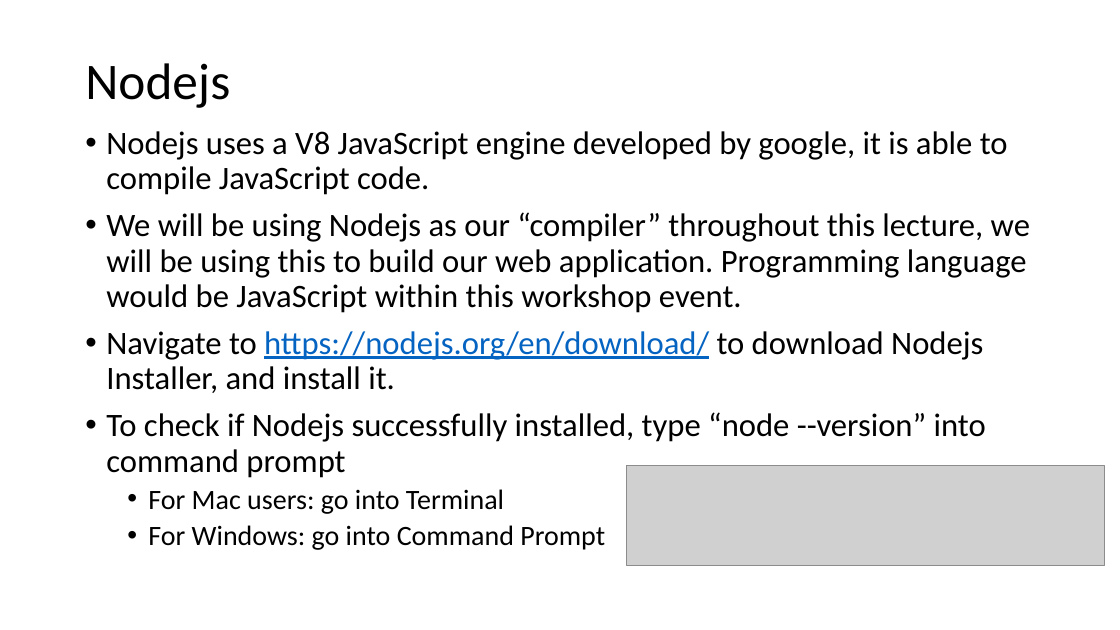
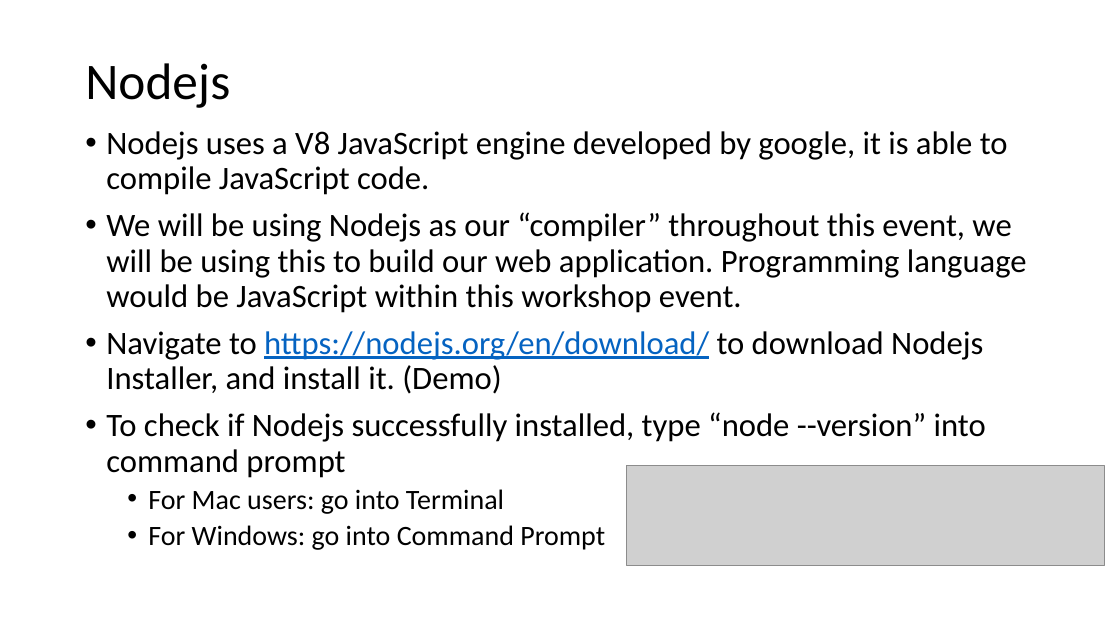
Before and after one commit to honching0316/SASE_WebApplication_Calculator, a slide deck: slide 4 of SASE_Technique_Workshop.pptx. Drawn at 1120x630 pixels with LibreOffice and Linux fonts; fonts in the diff are those of the drawing; grey boxes stand for pictures. Boxes give left, top, right and bottom in pixels: in the first picture for what was removed or moved away, otherwise in the second. Text is boxed around its words. In the diff, an @@ line names an element or a change of style, - is before the commit and + after.

Commit message:
updated ppt

```diff
--- a/SASE_Technique_Workshop.pptx
+++ b/SASE_Technique_Workshop.pptx
@@ text at (x1=106, y1=212, x2=1027, y2=394): text changed @@
-• We will be using Nodejs as our “compiler” throughout this lecture, we will be using this to build our web application. Programming language would be JavaScript within this workshop event.
-• Navigate to https://nodejs.org/en/download/ to download Nodejs Installer, and install it.
+• We will be using Nodejs as our “compiler” throughout this event, we will be using this to build our web application. Programming language would be JavaScript within this workshop event.
+• Navigate to https://nodejs.org/en/download/ to download Nodejs Installer, and install it. (Demo)
```
Also in this commit, not shown: 1 slide added.
